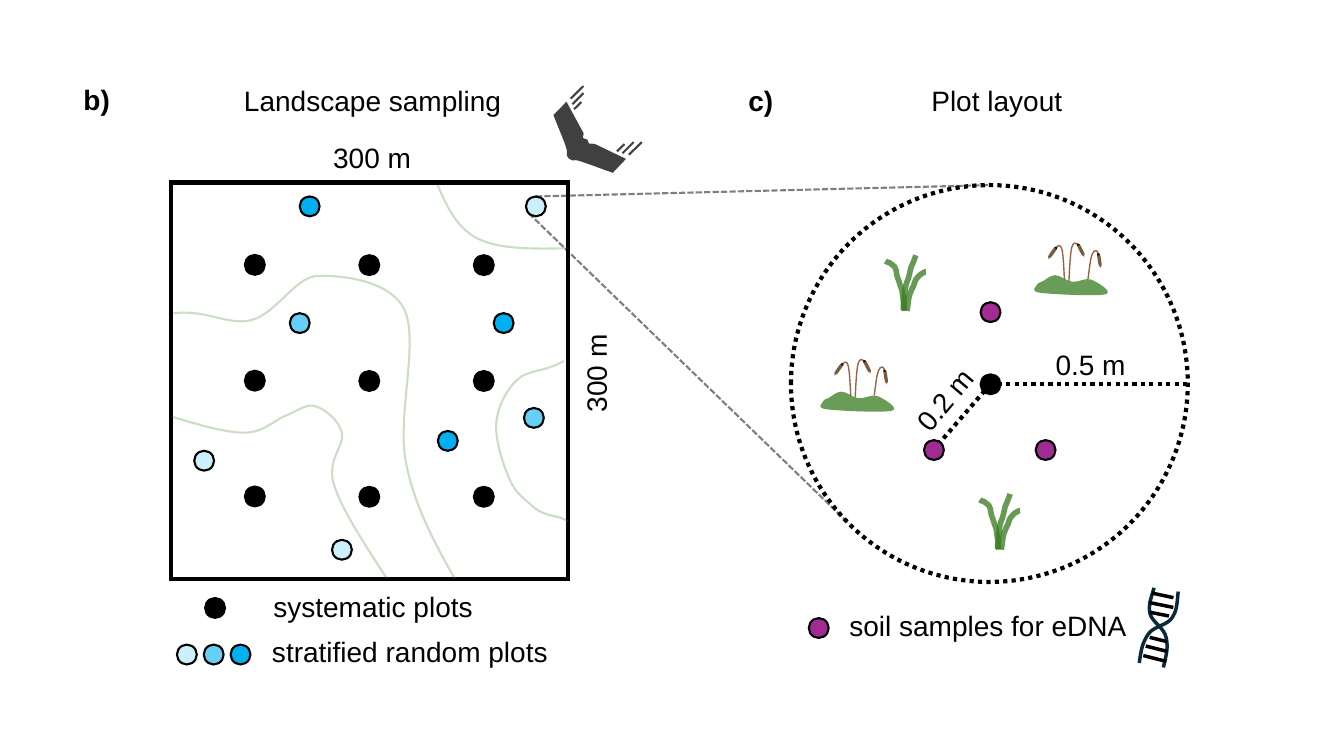
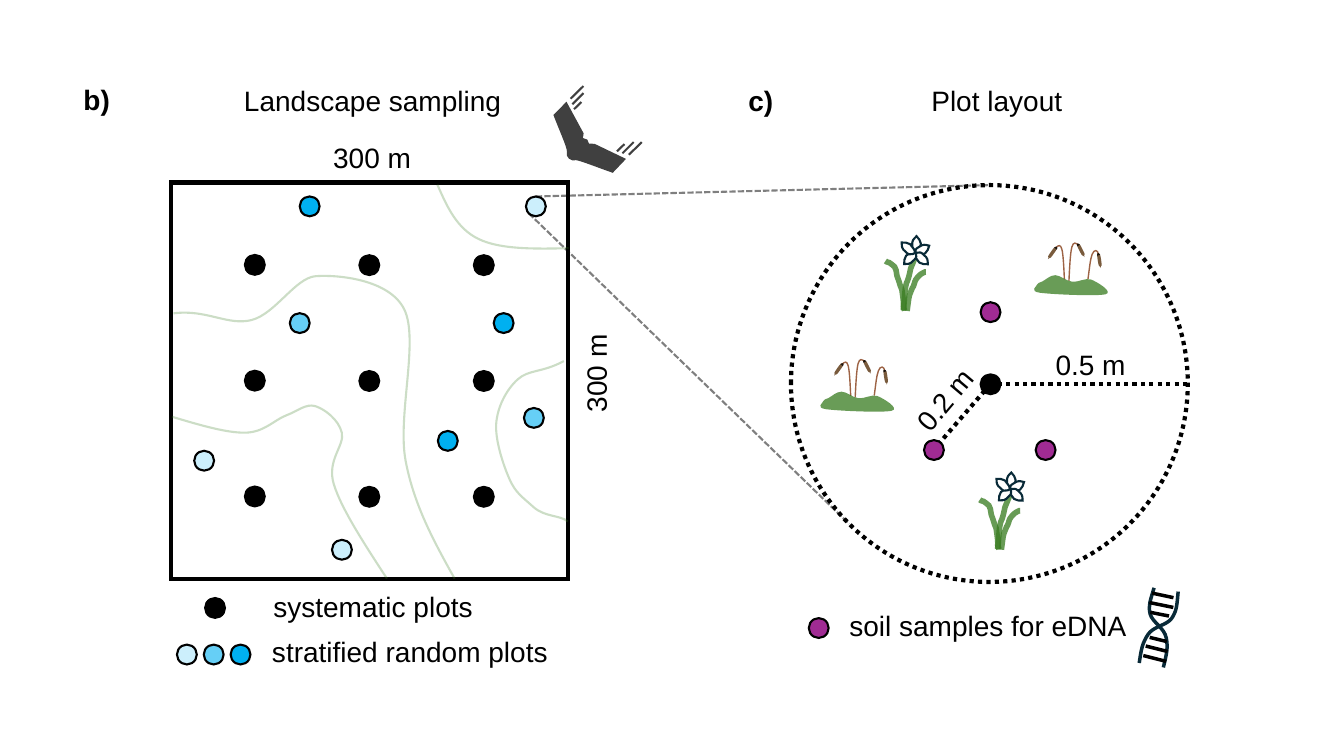
Before and after one commit to jakobjassmann/eDNAtundra, a slide deck: slide 5 of figures/sketches_site_plot_layout.pptx (slide 4 before the commit). Drawn at 1344x756 pixels with LibreOffice and Linux fonts; fonts in the diff are those of the drawing. Boxes give left, top, right and bottom in pixels: in the first picture for what was removed or moved away, otherwise in the second. Text is boxed around its words. In the diff, an @@ line names an element or a change of style, - is before the commit and + after.

```diff
--- a/figures/sketches_site_plot_layout.pptx
+++ b/figures/sketches_site_plot_layout.pptx
@@ freeform shape added at (909, 236, 926, 253), fill #FFFFFF, outline #092A39 1.5 pt @@
@@ freeform shape added at (901, 241, 916, 256), fill #FFFFFF, outline #092A39 1.5 pt @@
@@ freeform shape added at (903, 251, 918, 265), fill #FFFFFF, outline #092A39 1.5 pt @@
@@ freeform shape added at (914, 251, 929, 266), fill #FFFFFF, outline #092A39 1.5 pt @@
@@ freeform shape added at (915, 244, 930, 257), fill #FFFFFF, outline #092A39 1.5 pt @@
@@ freeform shape added at (996, 477, 1010, 492), fill #FFFFFF, outline #092A39 1.5 pt @@
@@ freeform shape added at (1003, 473, 1021, 490), fill #FFFFFF, outline #092A39 1.5 pt @@
@@ freeform shape added at (998, 487, 1013, 500), fill #FFFFFF, outline #092A39 1.5 pt @@
@@ freeform shape added at (1009, 487, 1023, 502), fill #FFFFFF, outline #092A39 1.5 pt @@
@@ freeform shape added at (1010, 480, 1024, 493), fill #FFFFFF, outline #092A39 1.5 pt @@
```
Also in this commit, not shown: 2 slides added, 15 other files.
